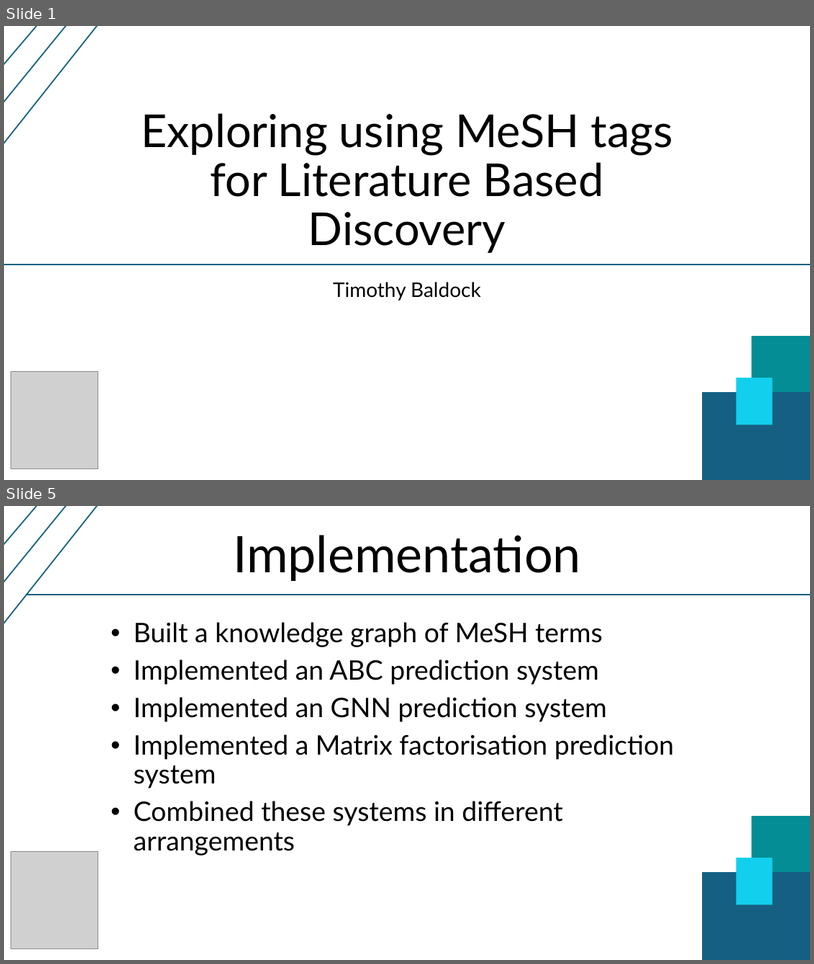
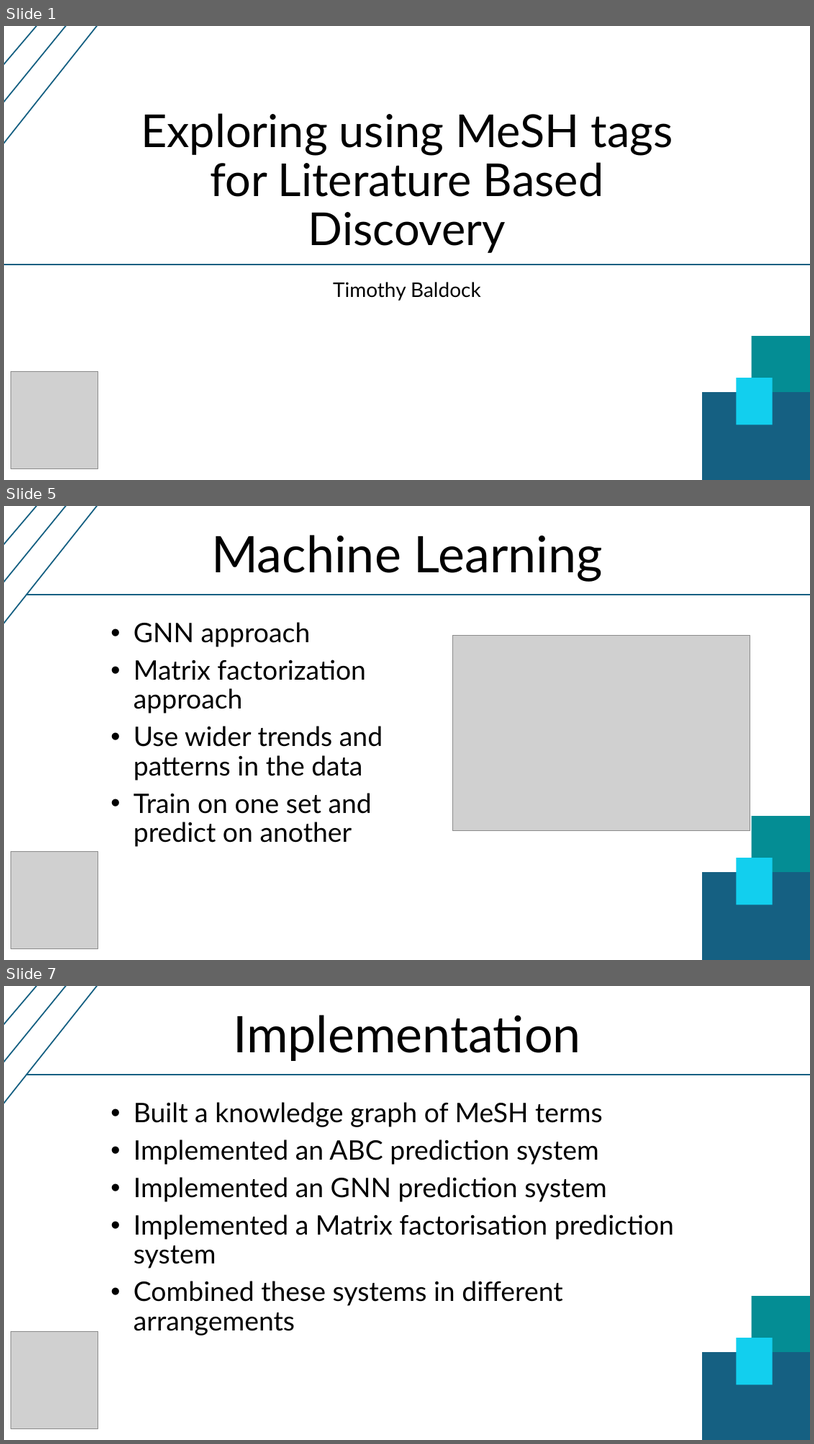
Before and after one commit to T1mTop1a/level4_individual_project, a slide deck: presentation/slides.pptx. Shown one above the other, each under a label of ours: slides 1 and 5 before the commit, slides 1, 5 and 7 after it; the slides between them are not shown. The pictures are 814x964 and 814x1444 pixels, drawn with LibreOffice and Linux fonts; fonts in the diff are those of the drawing; grey boxes stand for pictures. Boxes give left, top, right and bottom in pixels: in the first picture for what was removed or moved away, otherwise in the second. Text is boxed around its words. In the diff, an @@ line names an element or a change of style, - is before the commit and + after.

```diff
--- a/presentation/slides.pptx
+++ b/presentation/slides.pptx
@@ slide 5 added at (x1=4, y1=506, x2=810, y2=960), background #FFFFFF @@
@@ line added from (4, 633) to (105, 506), #156082 1.5 pt @@
@@ line added from (4, 605) to (74, 506), #156082 1.5 pt @@
@@ line added from (4, 559) to (45, 506), #156082 1.5 pt @@
@@ title added at (x1=211, y1=535, x2=603, y2=582), 60 pt, text #000000 @@
+Machine Learning
@@ line added from (26, 595) to (810, 595), #156082 1.5 pt @@
@@ subtitle added at (x1=134, y1=622, x2=383, y2=847), 32 pt, text #000000 @@
+• GNN approach
+• Matrix factorization approach
+• Use wider trends and patterns in the data
+• Train on one set and predict on another
@@ picture added at (x1=453, y1=635, x2=751, y2=831) @@
@@ rectangle added at (x1=752, y1=816, x2=810, y2=919), fill #048D94 @@
@@ picture added at (x1=11, y1=851, x2=98, y2=948) @@
@@ rectangle added at (x1=703, y1=872, x2=810, y2=960), fill #156082, outline #156082 1.5 pt @@
@@ rectangle added at (x1=736, y1=857, x2=773, y2=905), fill #12CFEE @@
@@ what was slide 5 is now slide 7 @@
```
Also in this commit, not shown: 4 slides changed, 4 other slides added.
